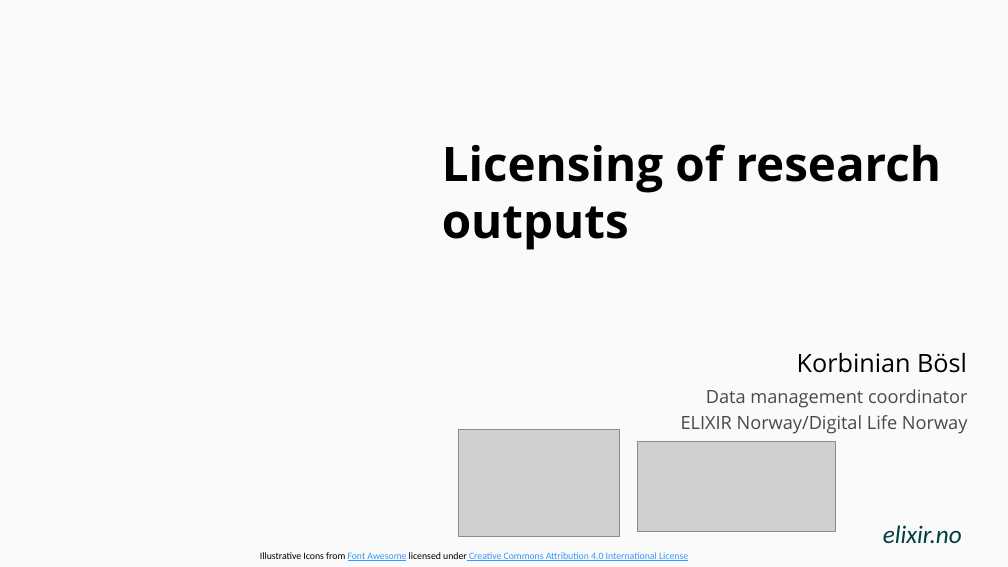
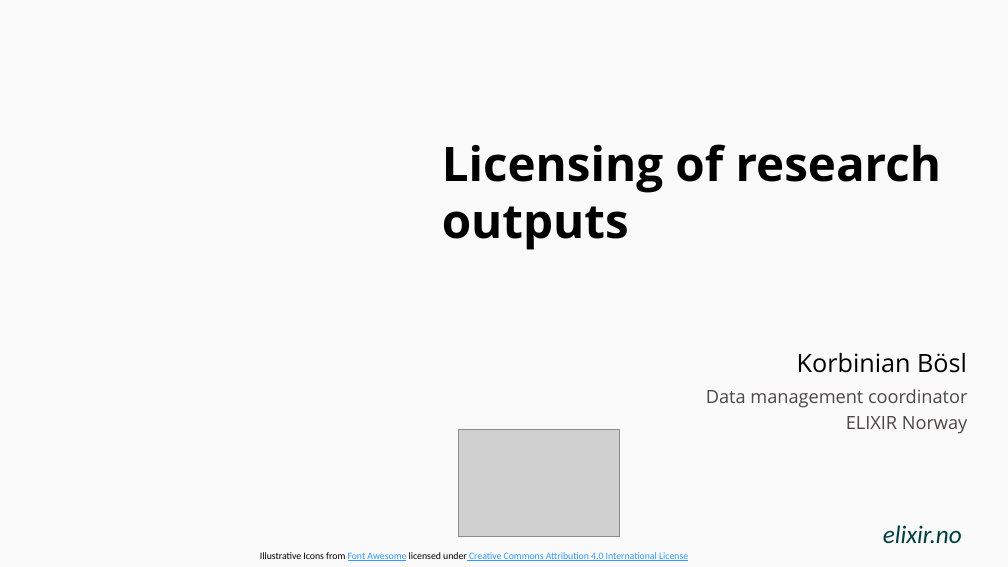
Before and after one commit to ELIXIR-Norway-Training/DMP-writing-workshop, a slide deck: slide 1 of 09_Licensing.odp. Drawn at 1008x567 pixels with LibreOffice and Linux fonts; fonts in the diff are those of the drawing; grey boxes stand for pictures; background and template pictures are left out. Boxes give left, top, right and bottom in pixels: in the first picture for what was removed or moved away, otherwise in the second. Text is boxed around its words. In the diff, an @@ line names an element or a change of style, - is before the commit and + after.

```diff
--- a/09_Licensing.odp
+++ b/09_Licensing.odp
@@ text at (x1=846, y1=416, x2=967, y2=434): text changed @@
-ELIXIR Norway/Digital Life Norway
+ELIXIR Norway
@@ picture removed at (x1=638, y1=442, x2=836, y2=532) @@
```
Also in this commit, not shown: 17 other files.
